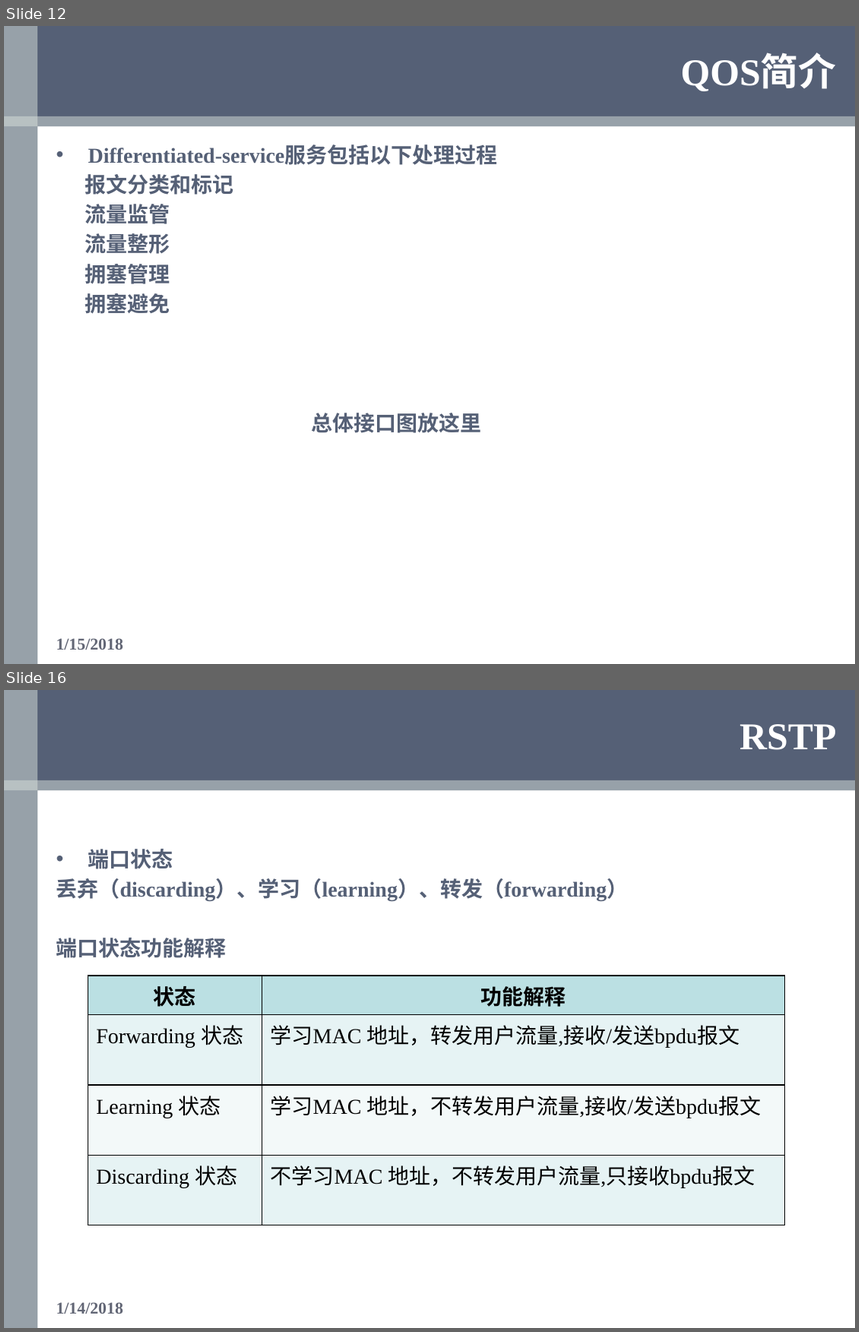
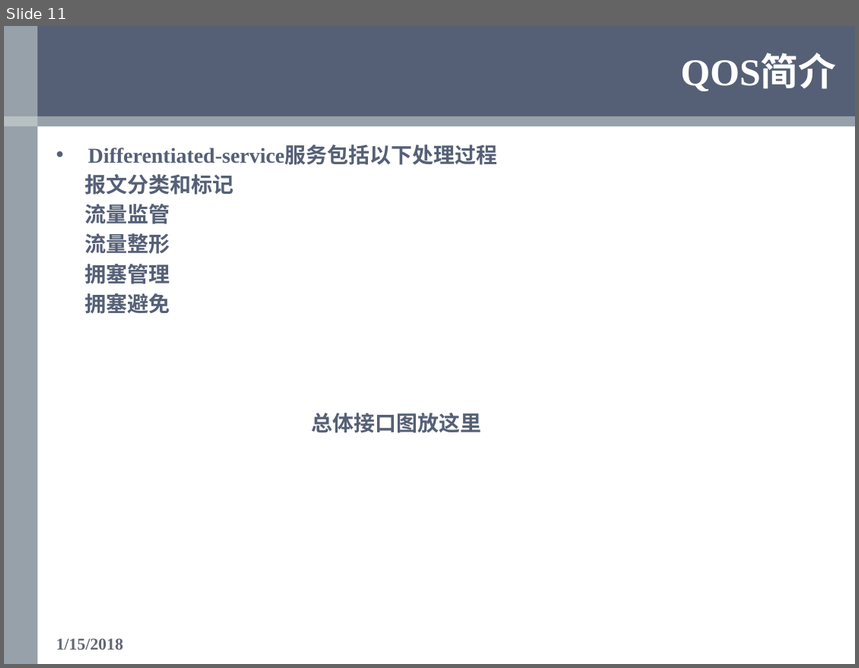
Before and after one commit to OOCC/PlanGIt, a slide deck: Personal/xueyu/Work/银河风云/QOS/QOS学习报告—薛雨.pptx. Shown one above the other, each under a label of ours: slides 12 and 16 before the commit, slide 11 after it; the slides between them are not shown. The pictures are 859x1332 and 859x668 pixels, drawn with LibreOffice and Linux fonts; fonts in the diff are those of the drawing; background and template pictures are left out. Boxes give left, top, right and bottom in pixels: in the first picture for what was removed or moved away, otherwise in the second. Text is boxed around its words. In the diff, an @@ line names an element or a change of style, - is before the commit and + after.

Commit message:
【OQS】学习报告，写了一半多

```diff
--- a/Personal/xueyu/Work/银河风云/QOS/QOS学习报告—薛雨.pptx
+++ b/Personal/xueyu/Work/银河风云/QOS/QOS学习报告—薛雨.pptx
@@ slide 16 removed at (x1=4, y1=690, x2=855, y2=1328), background #FFFFFF; not listed: 4 template elements that a slide beside it also shows @@
@@ title removed at (x1=740, y1=724, x2=836, y2=750) @@
-RSTP
@@ text removed at (x1=56, y1=849, x2=629, y2=958) @@
-• 端口状态
-丢弃（discarding）、学习（learning）、转发（forwarding）
-端口状态功能解释
@@ table removed at (x1=88, y1=976, x2=785, y2=1192), 4 rows, 2 columns @@
-状态 | 功能解释
-Forwarding 状态 | 学习MAC 地址，转发用户流量,接收/发送bpdu报文
-Learning 状态 | 学习MAC 地址，不转发用户流量,接收/发送bpdu报文
-Discarding 状态 | 不学习MAC 地址，不转发用户流量,只接收bpdu报文
@@ text removed at (x1=56, y1=1303, x2=123, y2=1314) @@
-1/14/2018
@@ what was slide 12 is now slide 11 @@
```
Also in this commit, not shown: 11 slides changed, 15 slides added, 27 other slides removed.
